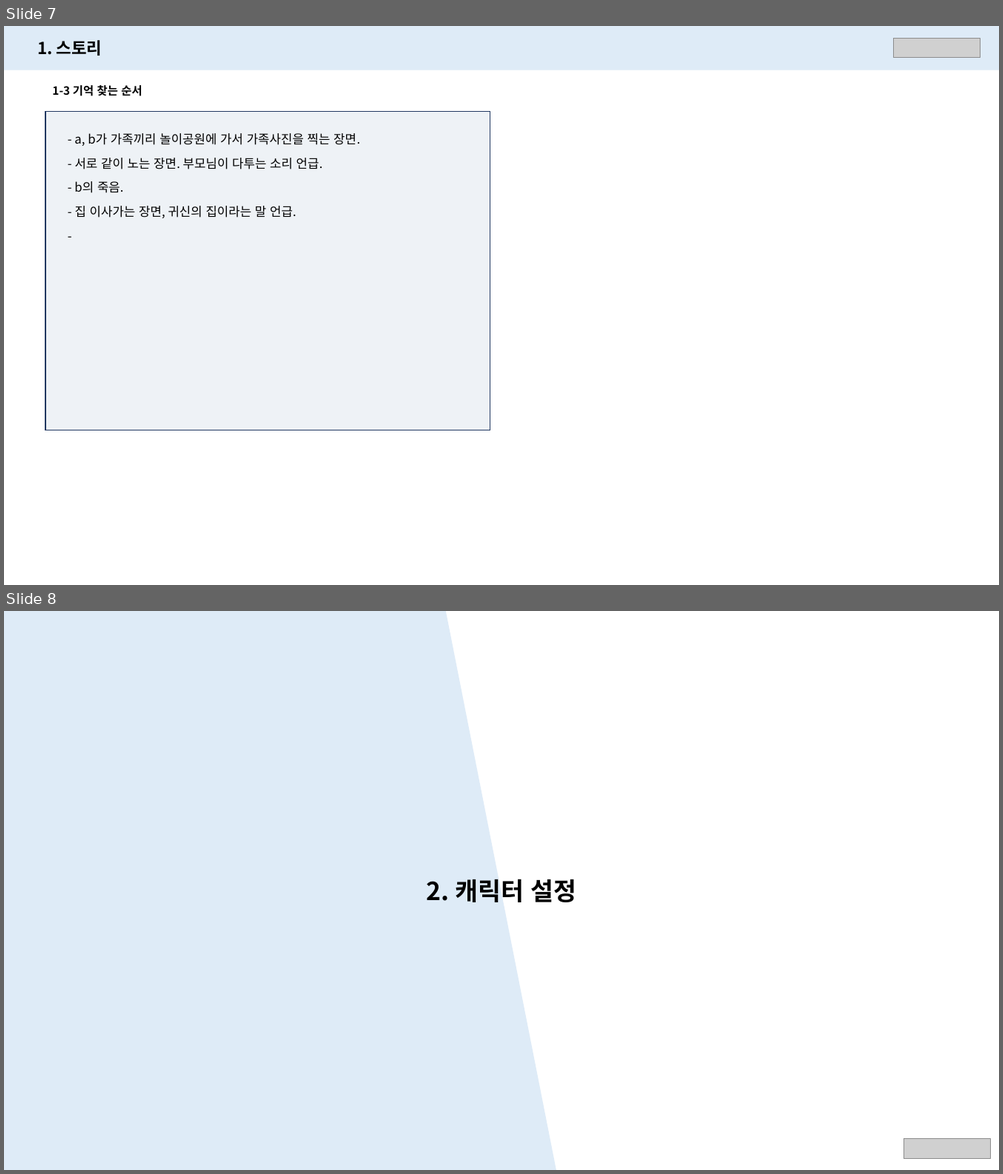
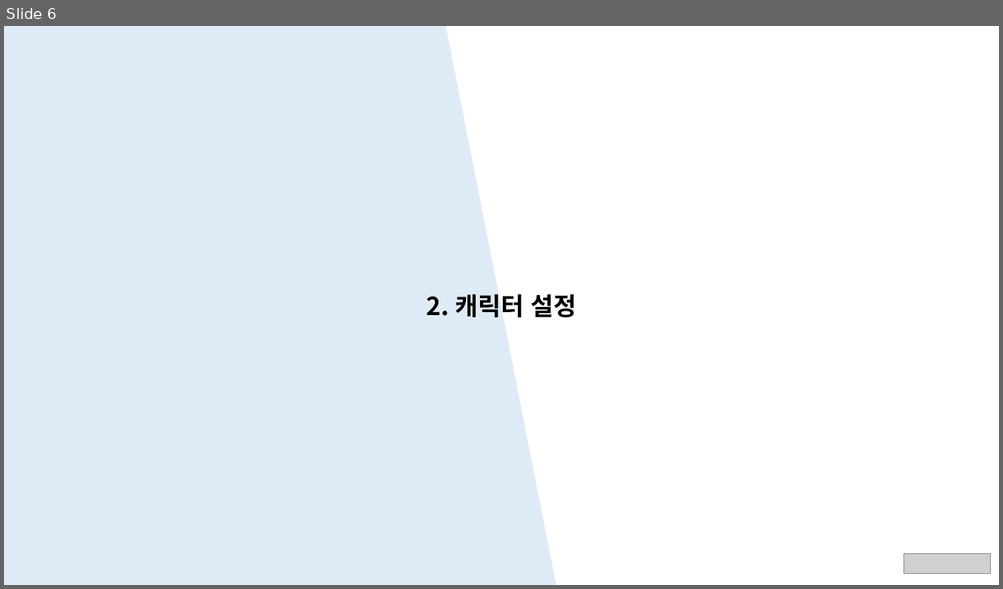
Before and after one commit to PerfectEgg/-Receivers, a slide deck: 캐릭터 설정_v1.02.pptx. Shown one above the other, each under a label of ours: slides 7 and 8 before the commit, slide 6 after it. The pictures are 1003x1174 and 1003x589 pixels, drawn with LibreOffice and Linux fonts; fonts in the diff are those of the drawing; grey boxes stand for pictures. Boxes give left, top, right and bottom in pixels: in the first picture for what was removed or moved away, otherwise in the second. Text is boxed around its words. In the diff, an @@ line names an element or a change of style, - is before the commit and + after.

Commit message:
[송나름]
# 스토리기획서
- version : 2024.01.14

```diff
--- a/캐릭터 설정_v1.02.pptx
+++ b/캐릭터 설정_v1.02.pptx
@@ slide 7 removed at (4,26,999,585), background #FFFFFF @@
@@ rectangle removed at (4,26,999,70) @@
@@ text removed at (37,40,102,56) @@
-1. 스토리
@@ picture removed at (893,39,980,58) @@
@@ text removed at (52,85,142,96) @@
-1-3 기억 찾는 순서
@@ rectangle removed at (45,112,490,431) @@
@@ text removed at (74,133,360,218) @@
-- a, b가 가족끼리 놀이공원에 가서 가족사진을 찍는 장면.
-- 서로 같이 노는 장면. 부모님이 다투는 소리 언급.
-- b의 죽음.
-- 집 이사가는 장면, 귀신의 집이라는 말 언급.
--
@@ what was slide 8 is now slide 6 @@
```
Also in this commit, not shown: 7 slides changed, 1 slide added, 2 other slides removed, 1 other file.
